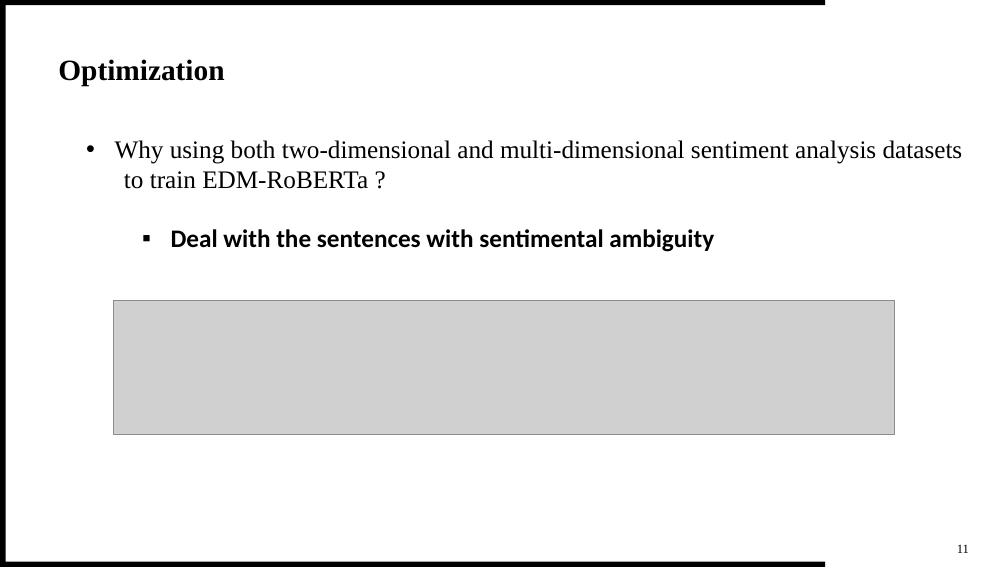
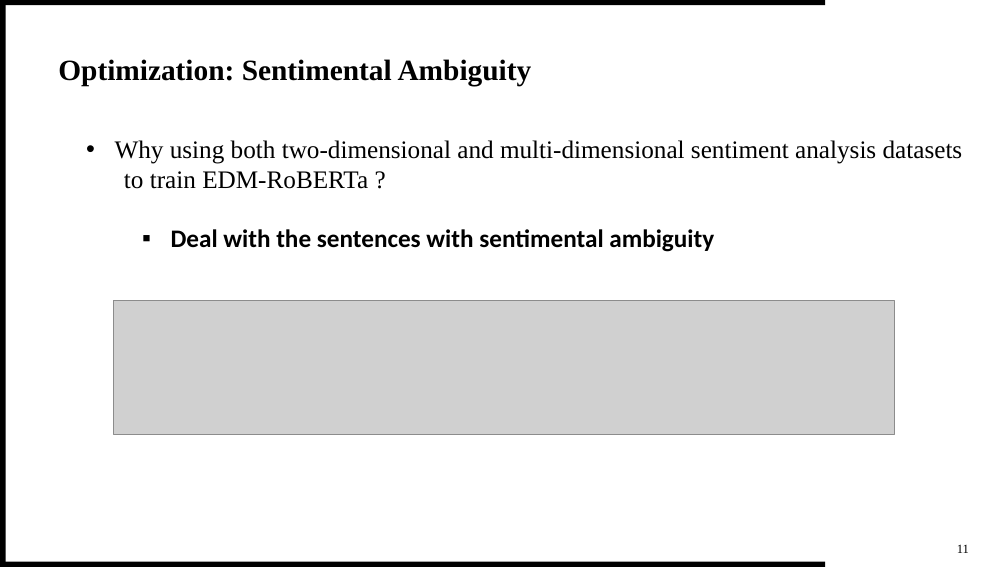
Before and after one commit to theQuert/inlpfun, a slide deck: slide 16 of Lab/REP.pptx. Drawn at 1008x567 pixels with LibreOffice and Linux fonts; fonts in the diff are those of the drawing; grey boxes stand for pictures. Boxes give left, top, right and bottom in pixels: in the first picture for what was removed or moved away, otherwise in the second. Text is boxed around its words. In the diff, an @@ line names an element or a change of style, - is before the commit and + after.

```diff
--- a/Lab/REP.pptx
+++ b/Lab/REP.pptx
@@ text at bbox=[58, 59, 532, 86]: text changed @@
-Optimization
+Optimization: Sentimental Ambiguity
```
Also in this commit, not shown: 3 other slides changed.
